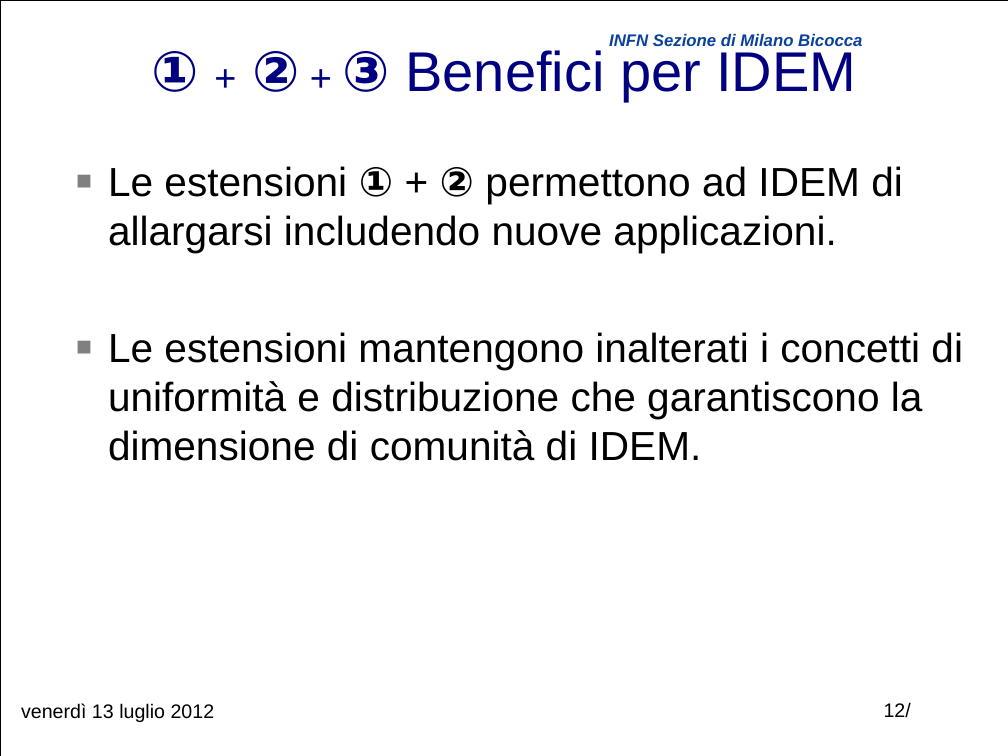
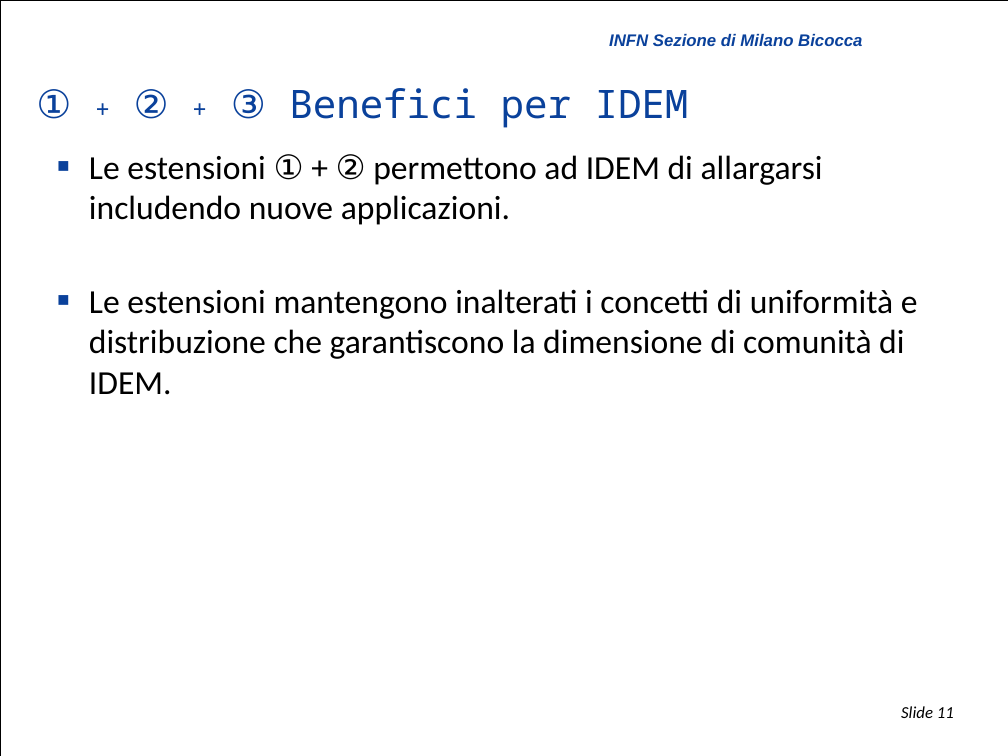
Before and after one commit to biancini/Shibboleth-Authentication, a slide deck: slide 11 of ShibbolethExtensions.pptx (slide 12 before the commit). Drawn at 1008x756 pixels with LibreOffice and Linux fonts; fonts in the diff are those of the drawing; background and template pictures are left out. Boxes give left, top, right and bottom in pixels: in the first picture for what was removed or moved away, otherwise in the second. Text is boxed around its words. In the diff, an @@ line names an element or a change of style, - is before the commit and + after.

```diff
--- a/ShibbolethExtensions.pptx
+++ b/ShibbolethExtensions.pptx
@@ title "① + ② + ③ ..." moved from (x1=152, y1=50, x2=856, y2=101) to (x1=36, y1=88, x2=689, y2=128) @@
@@ title "① + ② + ③ ..." at (x1=36, y1=88, x2=689, y2=128): size 40 to 28 pt, font Arial to Noto Sans Mono, text colour #000080 to #0A419B; size 27 to 18 pt in "+ +"; bold off in "① ② ③"; alignment centre to left; line spacing 1 to 0.9 @@
@@ text "Le estensioni ① + ② ..." moved from (x1=108, y1=166, x2=963, y2=461) to (x1=89, y1=154, x2=918, y2=395) @@
@@ text "Le estensioni ① + ② ..." at (x1=89, y1=154, x2=918, y2=395): size 29 to 24 pt, font Arial to Calibri; font Arial to Noto Sans Mono, bold off in "① ②"; list level 1 to 2 in "Le estensioni ① + ② ..."; bullet colour #808080 to #0A419B; list level 1 to 2 in "Le estensioni mantengono inalterati i ..." @@
@@ text removed at (x1=21, y1=703, x2=215, y2=722) @@
-venerdì 13 luglio 2012
@@ page number removed at (x1=884, y1=702, x2=911, y2=718) @@
-12/
@@ page number added at (x1=901, y1=706, x2=954, y2=718), 12 pt, text #000000, italic @@
+Slide 11
```
Also in this commit, not shown: 12 other slides changed, 1 slide removed, 1 other file.
